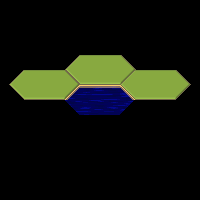
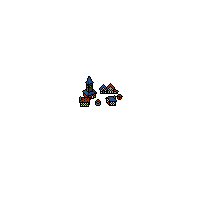
Two versions of the same layered image (200x200). Layer-by-layer changes:
added group "Town #1" with 6 layers above "Features #1" over [79, 76, 123, 107]
added layer "outhouse" in group "Town #1" over [116, 94, 123, 100]
added layer "House2" in group "Town #1" over [99, 83, 119, 94]
added layer "Well" in group "Town #1" over [95, 99, 101, 106]
added layer "House1" in group "Town #1" over [105, 95, 117, 106]
added layer "House3" in group "Town #1" over [79, 96, 91, 107]
added layer "Belltower #1" in group "Town #1" over [82, 76, 97, 100]
hid "Green2" over [120, 70, 191, 100]
hid "Green3" over [65, 55, 136, 85]
hid "Green1" over [9, 70, 80, 100]
hid group "Layer Group" (3 layers) over [64, 85, 135, 115]
hid "White Background #1" over [0, 0, 200, 200]
